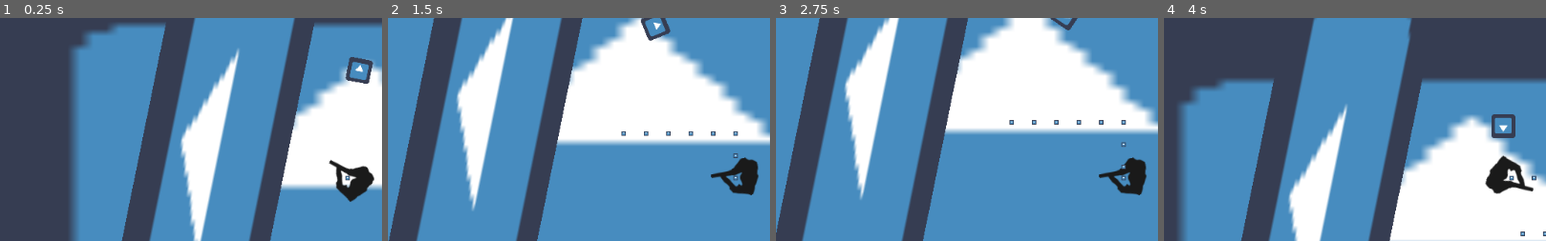
Above: before the commit, frames 1-4 (left to right).
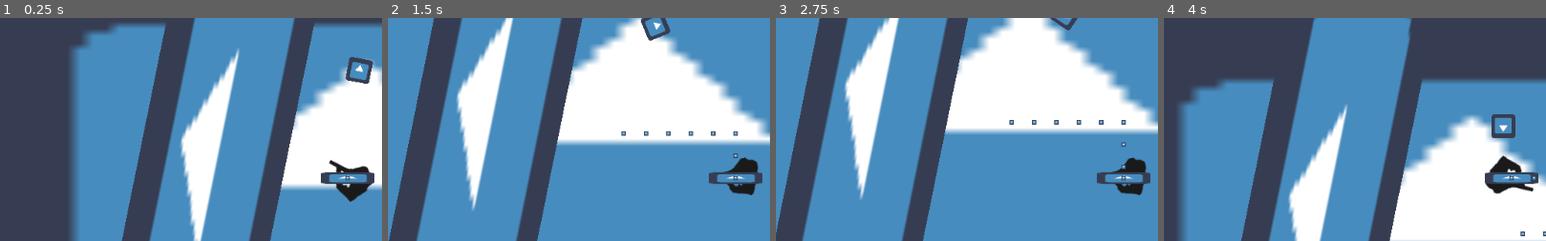
Above: after the commit, the same moments.

Repository: StrawberryGameJam/ZombieGame2020
Game: Godot game, scene res://Scenes/Main.tscn
Same seed, same stepped clock (60 frames per second), same inputs: the game is played once before the commit and once after it. The engine's default icon, where the game draws it, is replaced by a stand-in: a white triangle on a blue panel in a dark square.
Inputs (mouse positions are % of the whole screen's width and height, from its top left):
- Up to frame 1 (0.25 s): no input
- Up to frame 2 (1.5 s): tap Enter (ui_accept) at 0.5, 0.77 s; move the mouse to (72, 45) at 0.52 s; hold Right (ui_right) 0.53-1.28 s; click (72, 45) at 0.6 s; move the mouse to (30, 55) at 1.27 s; hold Down (ui_down) from 1.28 s (still down); click (30, 55) at 1.35 s
- Up to frame 3 (2.75 s): tap Enter (ui_accept) at 1.52 s; move the mouse to (60, 28) at 2.02 s; release Down (ui_down) at 2.03 s; hold Right (ui_right) from 2.03 s (still down); click (60, 28) at 2.1 s
- Up to frame 4 (4 s): move the mouse to (45, 70) at 2.77 s; release Right (ui_right) at 2.78 s; hold Up (ui_up) 2.78-3.53 s; click (45, 70) at 2.85 s; tap Enter (ui_accept) at 3.02, 3.77 s; move the mouse to (80, 65) at 3.52 s; hold Left (ui_left) from 3.53 s (still down); click (80, 65) at 3.6 s
The pictures show only the part of the screen within x 4-54%, y 14-64%; the shares and areas given below are measured in that part.

The runs differ from the first frame. In frame 1, 0.7% of the frame differs, in the area x 84-98%, y 68-75%; in frame 2, 0.6%; in frame 3, 0.6%; in frame 4, 0.7%.

Commit message:
zombi desviando e seguindo certo, mas com parkinson

Diff:
--- a/Scenes/Main.tscn
+++ b/Scenes/Main.tscn
@@ -39,6 +39,7 @@
 [node name="StaticBody2D" type="StaticBody2D" parent="."]
 position = Vector2( 329.797, 219.026 )
 rotation = -1.37124
+collision_layer = 3
 __meta__ = {
 "_edit_group_": true
 }
--- a/Scenes/Zombies/default/Zombie.gd
+++ b/Scenes/Zombies/default/Zombie.gd
@@ -22,23 +22,26 @@
 
 func chase_target():
 	if(player != null):
-	  var look     = get_node("RayCast2D")
-	  look.cast_to = (player.position - position)
-	  look.force_raycast_update()
+		var look = get_node("RayCast2D")
+		look.cast_to = (player.position - position).rotated(-rotation)
+		look.force_raycast_update()
+		$Sprite2.position = look.cast_to
 
-	  # if we can see the target, chase it
-	  if !look.is_colliding():
-	    dir = look.cast_to.normalized()
+		# if we can see the target, chase it
+		if not look.is_colliding():
+			print("ta vendo o target")
+			dir = (player.position - position).normalized()
 
 	  # or chase first scent we can see
-	  else:
-	    for scent in player.scent_trail:
-	      look.cast_to = (scent.position - position)
-	      look.force_raycast_update()
+		else:
+			print("nao ta vendo o player")
+			for scent in player.scent_trail:
+				look.cast_to = (scent.position - position).rotated(-rotation)
+				look.force_raycast_update()
 
-	      if !look.is_colliding():
-	        dir = look.cast_to.normalized()
-	        break
+				if not look.is_colliding():
+					dir = (scent.position - position).normalized()
+					break
 
 func attack(body):
 	if(body == player):
--- a/Scenes/Zombies/default/Zombie.tscn
+++ b/Scenes/Zombies/default/Zombie.tscn
@@ -1,7 +1,8 @@
-[gd_scene load_steps=5 format=2]
+[gd_scene load_steps=6 format=2]
 
 [ext_resource path="res://Scenes/Zombies/default/Zombie.gd" type="Script" id=1]
 [ext_resource path="res://Scenes/Zombies/default/zombie.png" type="Texture" id=2]
+[ext_resource path="res://icon.png" type="Texture" id=3]
 
 [sub_resource type="CircleShape2D" id=1]
 radius = 30.0
@@ -19,11 +20,18 @@
 texture = ExtResource( 2 )
 
 [node name="RayCast2D" type="RayCast2D" parent="."]
+position = Vector2( -1, 0 )
 enabled = true
-cast_to = Vector2( 50, 0 )
+cast_to = Vector2( 10, 0 )
+collide_with_areas = true
 
 [node name="Area2D" type="Area2D" parent="."]
 
 [node name="CollisionShape2D" type="CollisionShape2D" parent="Area2D"]
 position = Vector2( 40.85, 2.85 )
 shape = SubResource( 2 )
+
+[node name="Sprite2" type="Sprite" parent="."]
+position = Vector2( 32.5, -0.500001 )
+scale = Vector2( 1.11562, 0.240625 )
+texture = ExtResource( 3 )
--- a/project.godot
+++ b/project.godot
@@ -94,6 +94,11 @@
  ]
 }
 
+[layer_names]
+
+2d_physics/layer_1=false
+2d_physics/layer_2="solido"
+
 [rendering]
 
 quality/driver/driver_name="GLES2"
